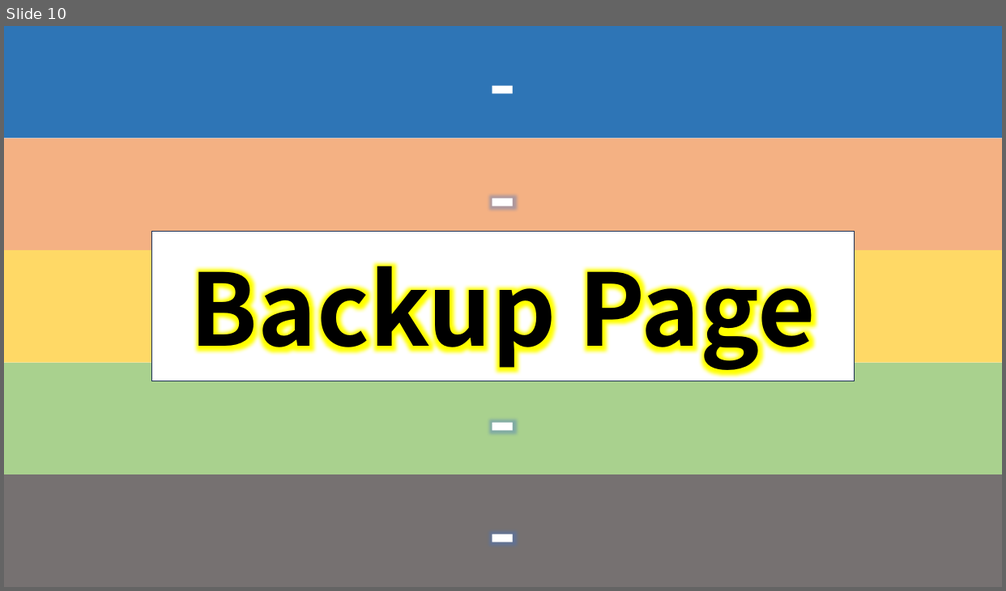
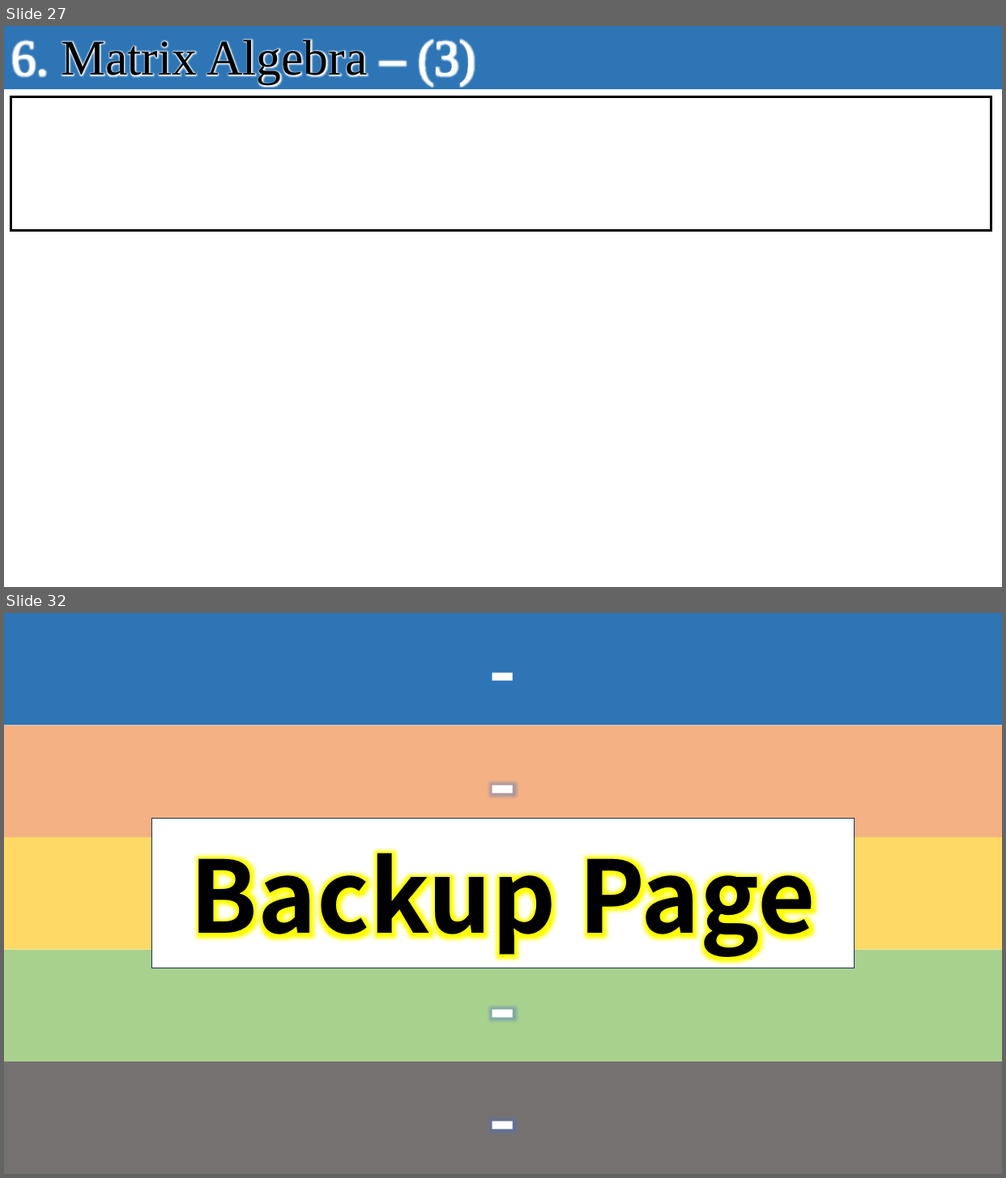
Before and after one commit to seonghokim/Study, a slide deck: Study Material/Linear Algebra.pptx. Shown one above the other, each under a label of ours: slide 10 before the commit, slides 27 and 32 after it; the slides between them are not shown. The pictures are 1006x591 and 1006x1178 pixels, drawn with LibreOffice and Linux fonts; fonts in the diff are those of the drawing; background and template pictures are left out. Boxes give left, top, right and bottom in pixels: in the first picture for what was removed or moved away, otherwise in the second. Text is boxed around its words. In the diff, an @@ line names an element or a change of style, - is before the commit and + after.

Commit message:
20240420_Recap Linear Algebra
In progress: Linear Algebra

```diff
--- a/Study Material/Linear Algebra.pptx
+++ b/Study Material/Linear Algebra.pptx
@@ slide 27 added at [4, 26, 1002, 587], background #FFFFFF @@
@@ rectangle added at [4, 26, 1002, 89], fill #404040 @@
@@ rectangle added at [4, 26, 1002, 90], fill #2E75B6, 48 pt, text #000000 @@
+6. Matrix Algebra – (3)
@@ table added at [10, 97, 991, 230], 1 rows, 1 columns @@
+
@@ what was slide 10 is now slide 32 @@
```
Also in this commit, not shown: 3 slides changed, 23 other slides added.
